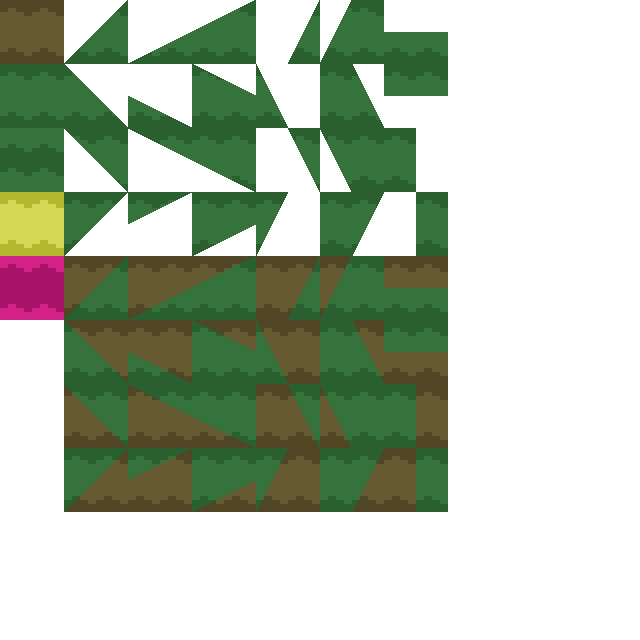
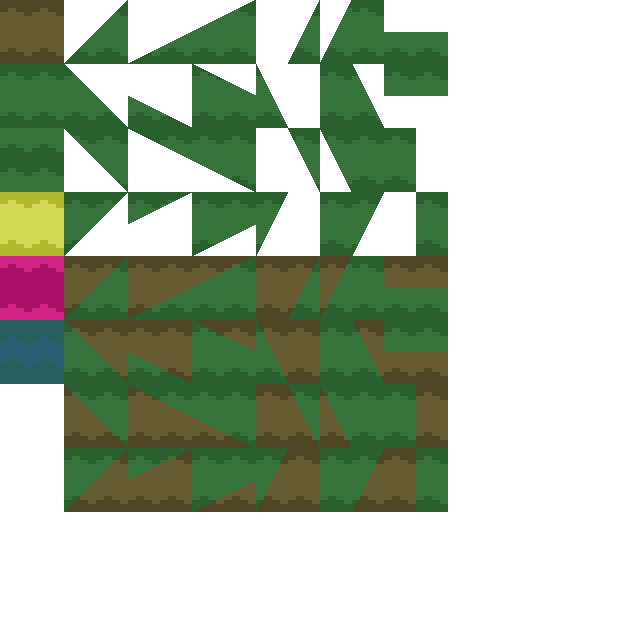
Layers edited between the first and the second 640 x 640 image:
added layer "water darker" above "water" over bbox(0, 336, 64, 368)
added layer "water" above "mushroom darker" over bbox(0, 320, 64, 384)
